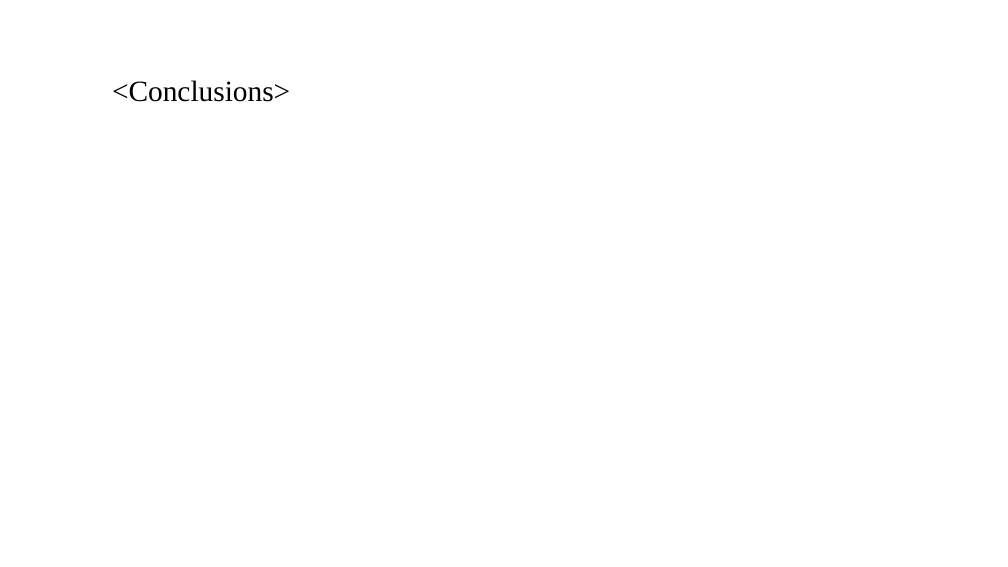
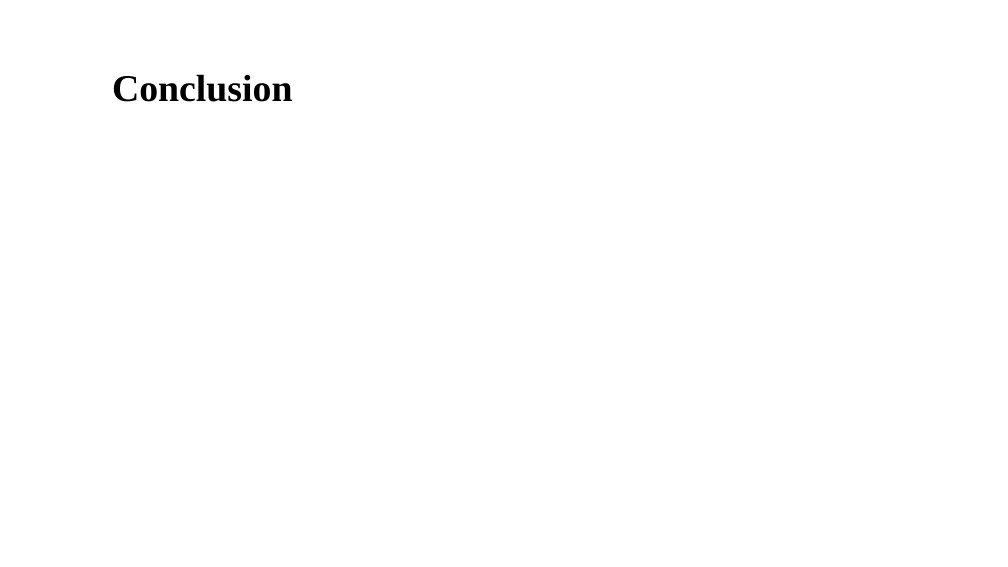
Before and after one commit to sureshballa/data-science-projects, a slide deck: slide 10 of Investment-case-study-group-project/Spark Funds Presentation.pptx. Drawn at 1008x567 pixels with LibreOffice and Linux fonts; fonts in the diff are those of the drawing; background and template pictures are left out. Boxes give left, top, right and bottom in pixels: in the first picture for what was removed or moved away, otherwise in the second. Text is boxed around its words. In the diff, an @@ line names an element or a change of style, - is before the commit and + after.

```diff
--- a/Investment-case-study-group-project/Spark Funds Presentation.pptx
+++ b/Investment-case-study-group-project/Spark Funds Presentation.pptx
@@ title at [112,74,293,102]: text changed; size 28 to 36 pt; bold on @@
-<Conclusions>
+Conclusion
```
Also in this commit, not shown: 1 other slide changed, 8 slides added, 8 slides removed, 2 other files.
